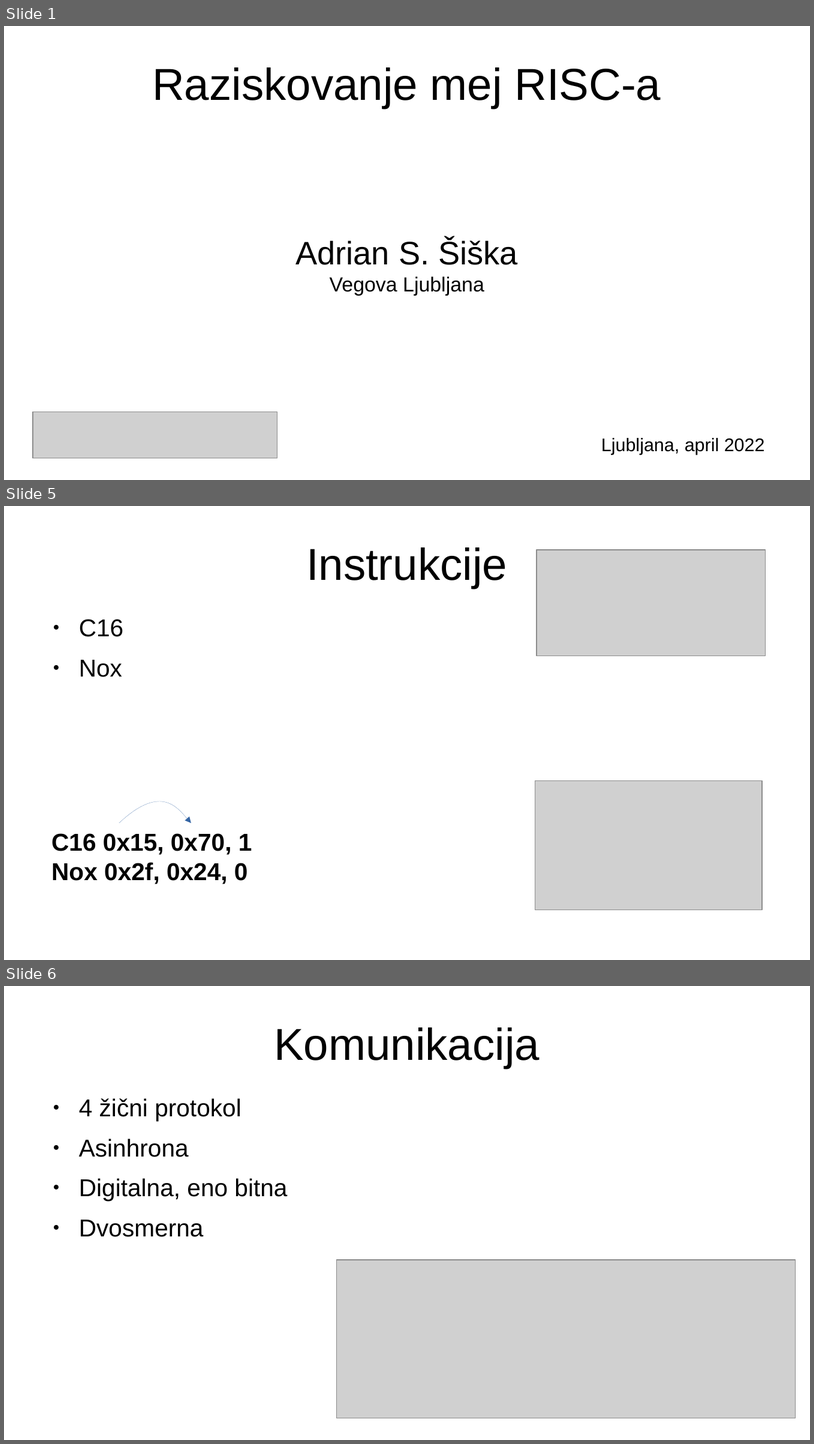
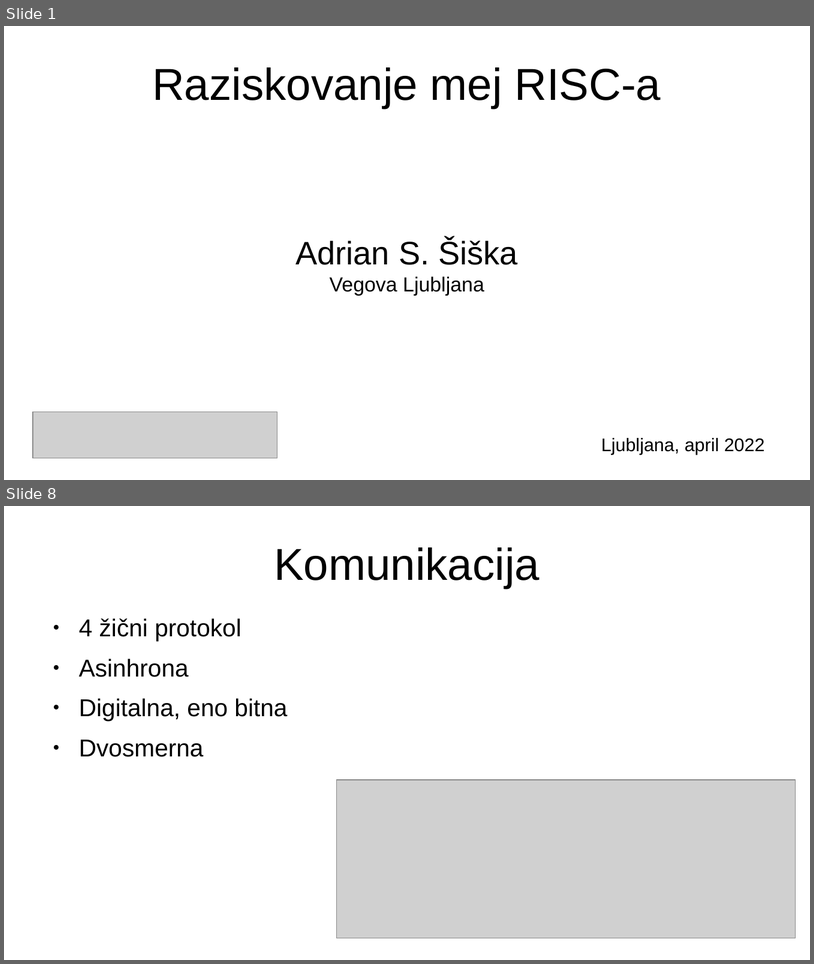
Before and after one commit to adimineman/raziskovalna, a slide deck: predstavitev.odp. Shown one above the other, each under a label of ours: slides 1, 5 and 6 before the commit, slides 1 and 8 after it; the slides between them are not shown. The pictures are 814x1444 and 814x964 pixels, drawn with LibreOffice and Linux fonts; fonts in the diff are those of the drawing; grey boxes stand for pictures. Boxes give left, top, right and bottom in pixels: in the first picture for what was removed or moved away, otherwise in the second. Text is boxed around its words. In the diff, an @@ line names an element or a change of style, - is before the commit and + after.

```diff
--- a/predstavitev.odp
+++ b/predstavitev.odp
@@ slide 5 removed at (x1=4, y1=506, x2=810, y2=960), background #FFFFFF @@
@@ title removed at (x1=306, y1=547, x2=507, y2=588) @@
-Instrukcije
@@ picture removed at (x1=537, y1=550, x2=766, y2=656) @@
@@ text removed at (x1=79, y1=619, x2=124, y2=677) @@
-● C16
-● Nox
@@ picture removed at (x1=536, y1=780, x2=763, y2=910) @@
@@ freeform shape removed at (x1=119, y1=805, x2=191, y2=823) @@
@@ text removed at (x1=51, y1=833, x2=252, y2=884) @@
-C16 0x15, 0x70, 1
-Nox 0x2f, 0x24, 0
@@ what was slide 6 is now slide 8 @@
```
Also in this commit, not shown: 6 slides changed, 4 slides added, 1 other slide removed, 1 other file.
